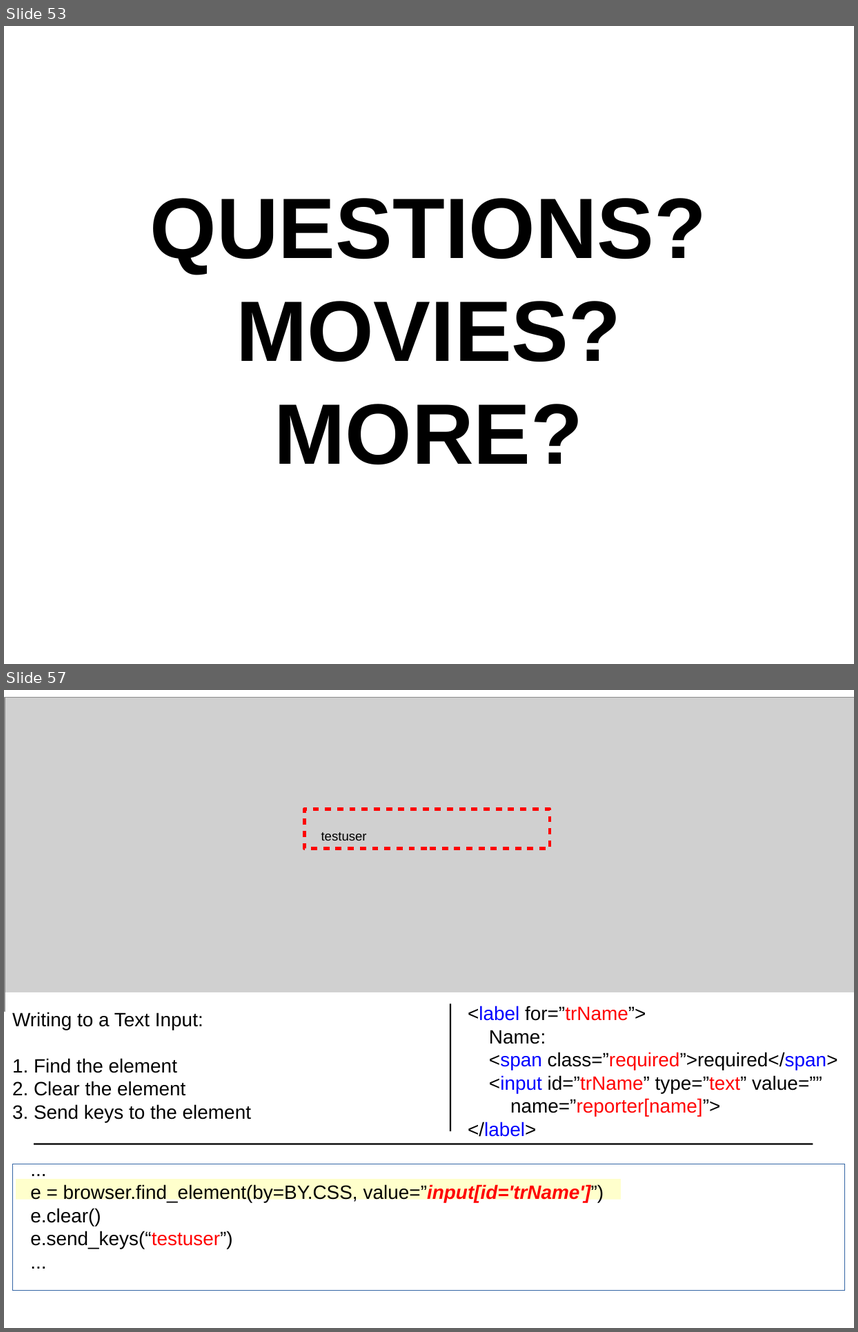
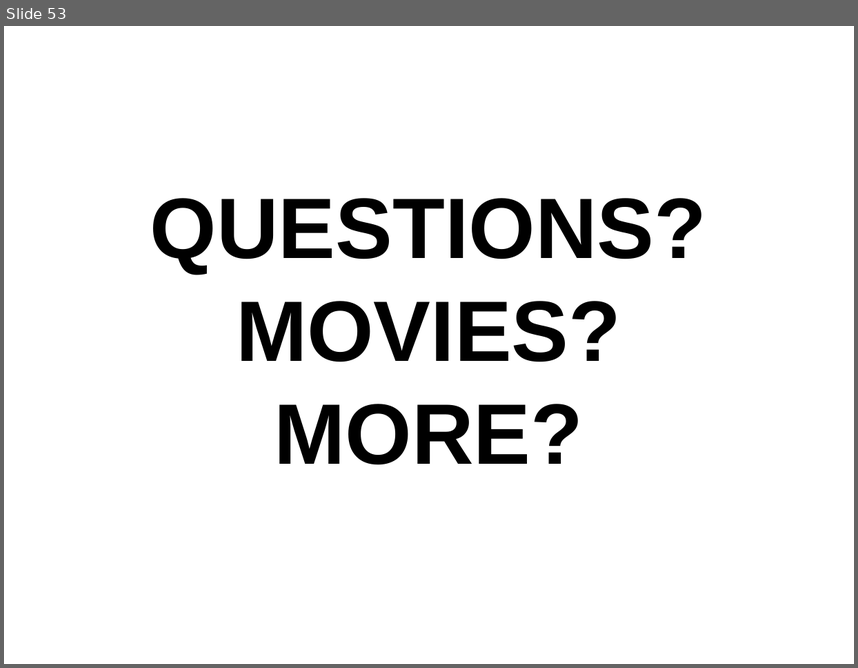
Before and after one commit to dskard/spensatechtalk, a slide deck: spensa_selenium_intro.odp. Shown one above the other, each under a label of ours: slides 53 and 57 before the commit, slide 53 after it; the slides between them are not shown. The pictures are 858x1332 and 858x668 pixels, drawn with LibreOffice and Linux fonts; fonts in the diff are those of the drawing; grey boxes stand for pictures. Boxes give left, top, right and bottom in pixels: in the first picture for what was removed or moved away, otherwise in the second. Text is boxed around its words. In the diff, an @@ line names an element or a change of style, - is before the commit and + after.

```diff
--- a/spensa_selenium_intro.odp
+++ b/spensa_selenium_intro.odp
@@ slide 57 removed at bbox=[4, 690, 854, 1328], background #FFFFFF @@
@@ picture removed at bbox=[5, 698, 854, 1012] @@
@@ rectangle removed at bbox=[304, 809, 549, 848] @@
@@ text removed at bbox=[321, 832, 367, 840] @@
-testuser
@@ rectangle removed at bbox=[5, 992, 854, 1313] @@
@@ text removed at bbox=[12, 1012, 251, 1122] @@
-Writing to a Text Input:
-1. Find the element
-2. Clear the element
-3. Send keys to the element
@@ line removed from (450, 1004) to (450, 1131) @@
@@ text removed at bbox=[468, 1005, 838, 1136] @@
-<label for=”trName”>
-Name:
-<span class=”required”>required</span>
-<input id=”trName” type=”text” value=””
-name=”reporter[name]”>
-</label>
@@ line removed from (34, 1143) to (813, 1143) @@
@@ rectangle removed at bbox=[12, 1163, 845, 1290] @@
@@ rectangle removed at bbox=[16, 1179, 621, 1199] @@
@@ text removed at bbox=[30, 1184, 604, 1249] @@
-...
-e = browser.find_element(by=BY.CSS, value=”input[id='trName']”)
-e.clear()
-e.send_keys(“testuser”)
-...
```
Also in this commit, not shown: 1 slide changed, 39 other slides removed.
